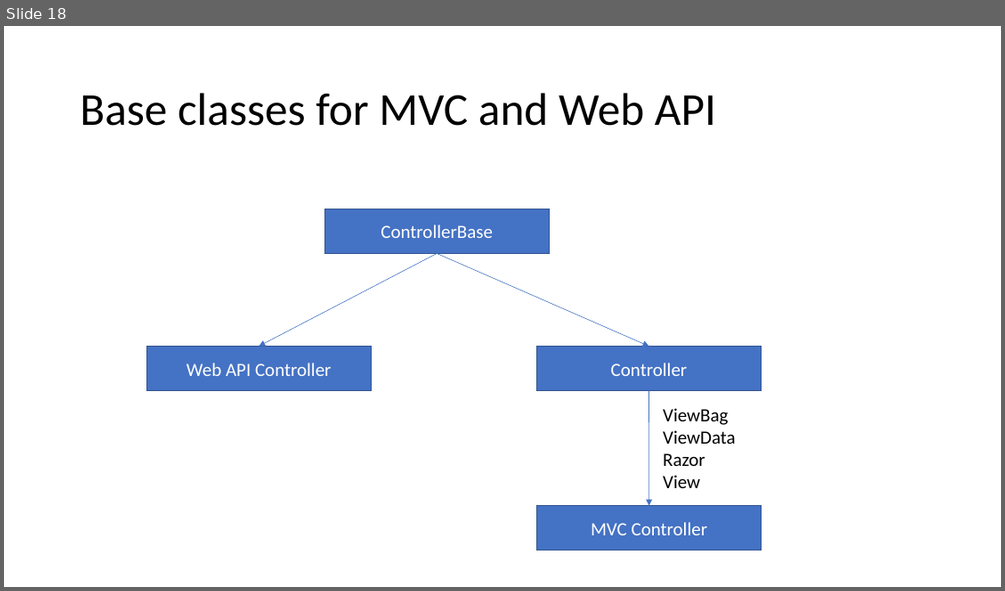
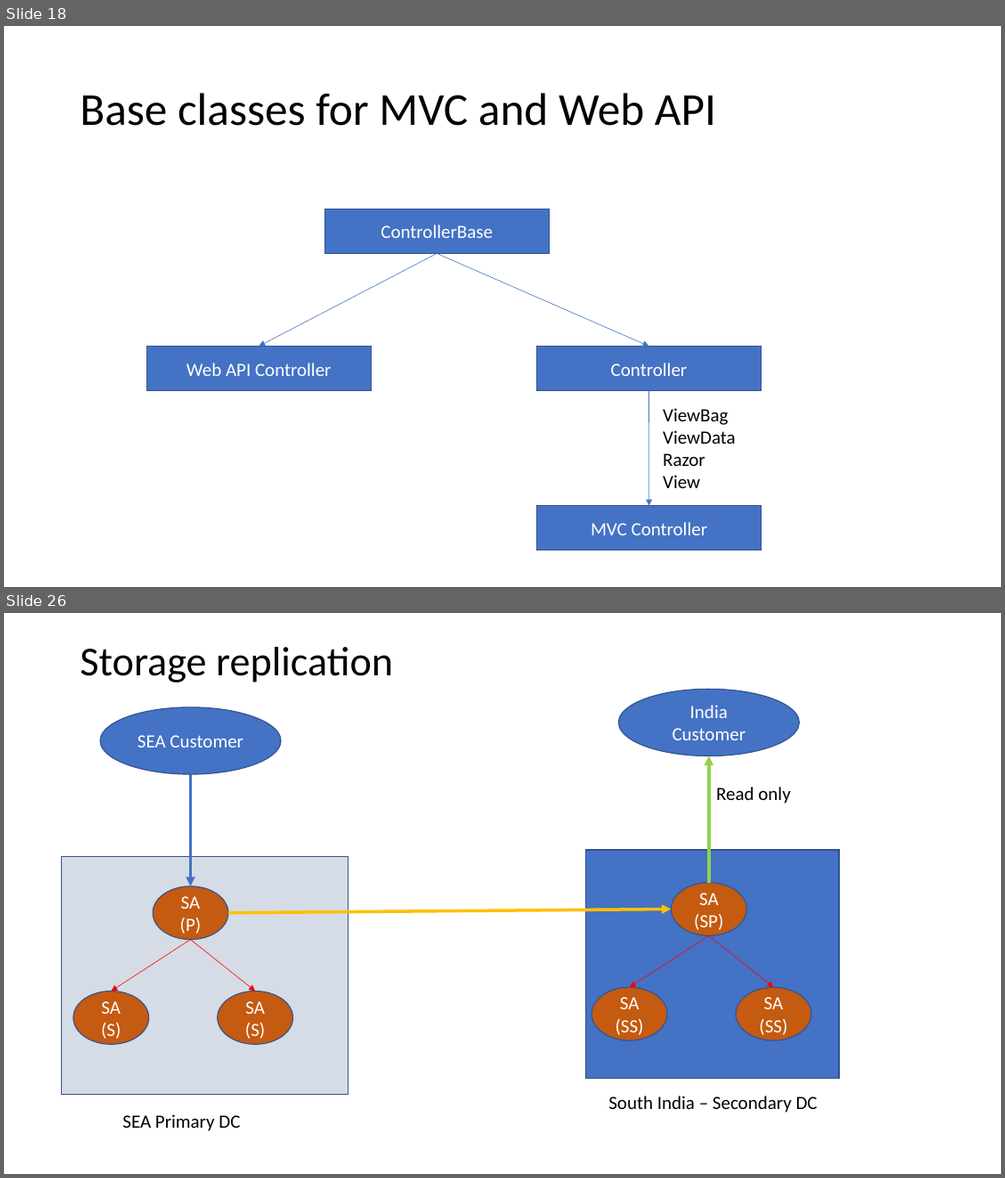
Before and after one commit to sonusathyadas/Microservices-Training-Materials, a slide deck: Presentation1.pptx. Shown one above the other, each under a label of ours: slide 18 before the commit, slides 18 and 26 after it; the slides between them are not shown. The pictures are 1005x591 and 1005x1178 pixels, drawn with LibreOffice and Linux fonts; fonts in the diff are those of the drawing. Boxes give left, top, right and bottom in pixels: in the first picture for what was removed or moved away, otherwise in the second. Text is boxed around its words. In the diff, an @@ line names an element or a change of style, - is before the commit and + after.

```diff
--- a/Presentation1.pptx
+++ b/Presentation1.pptx
@@ slide 26 added at (4, 613, 1001, 1174), background #FFFFFF @@
@@ title added at (80, 647, 393, 682), 39.6 pt, text #000000 @@
+Storage replication
@@ ellipse added at (619, 690, 800, 756), fill #4472C4, outline #325491 1 pt, 18 pt, text #FFFFFF @@
+India Customer
@@ ellipse added at (100, 707, 282, 774), fill #4472C4, outline #325491 1 pt, 18 pt, text #FFFFFF @@
+SEA Customer
@@ arrow added from (190, 747) to (190, 886), #4472C4 3 pt @@
@@ arrow added from (709, 882) to (709, 755), #92D050 3 pt @@
@@ text added at (716, 787, 790, 803), 18 pt, text #000000 @@
+Read only
@@ rectangle added at (586, 850, 840, 1078), fill #4472C4, outline #325491 1 pt @@
@@ rectangle added at (62, 857, 348, 1094), fill #D6DCE5, outline #325491 1 pt @@
@@ ellipse added at (153, 886, 228, 939), fill #C55A11, outline #325491 1 pt, 18 pt, text #FFFFFF @@
+SA (P)
@@ ellipse added at (671, 882, 746, 935), fill #C55A11, outline #325491 1 pt, 18 pt, text #FFFFFF @@
+SA (SP)
@@ arrow added from (228, 913) to (671, 909), #FFC000 3 pt @@
@@ arrow added from (190, 939) to (111, 990), #FF0000 0.5 pt @@
@@ arrow added from (190, 939) to (255, 990), #FF0000 0.5 pt @@
@@ arrow added from (709, 935) to (629, 987), #FF0000 0.5 pt @@
@@ arrow added from (709, 935) to (774, 987), #FF0000 0.5 pt @@
@@ ellipse added at (73, 990, 149, 1044), fill #C55A11, outline #325491 1 pt, 18 pt, text #FFFFFF @@
+SA (S)
@@ ellipse added at (217, 990, 292, 1044), fill #C55A11, outline #325491 1 pt, 18 pt, text #FFFFFF @@
+SA (S)
@@ ellipse added at (591, 987, 667, 1040), fill #C55A11, outline #325491 1 pt, 18 pt, text #FFFFFF @@
+SA (SS)
@@ ellipse added at (736, 987, 811, 1040), fill #C55A11, outline #325491 1 pt, 18 pt, text #FFFFFF @@
+SA (SS)
@@ text added at (122, 1114, 240, 1131), 18 pt, text #000000 @@
+SEA Primary DC
@@ text added at (608, 1095, 817, 1112), 18 pt, text #000000 @@
+South India – Secondary DC
```
Also in this commit, not shown: 13 other slides added, 2 other files.
